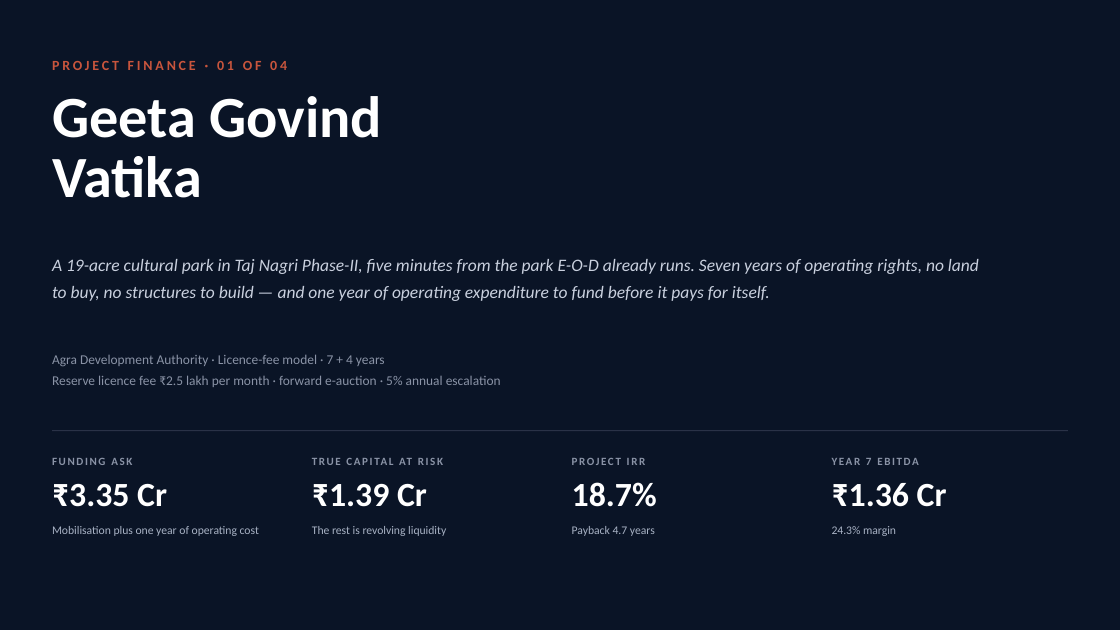
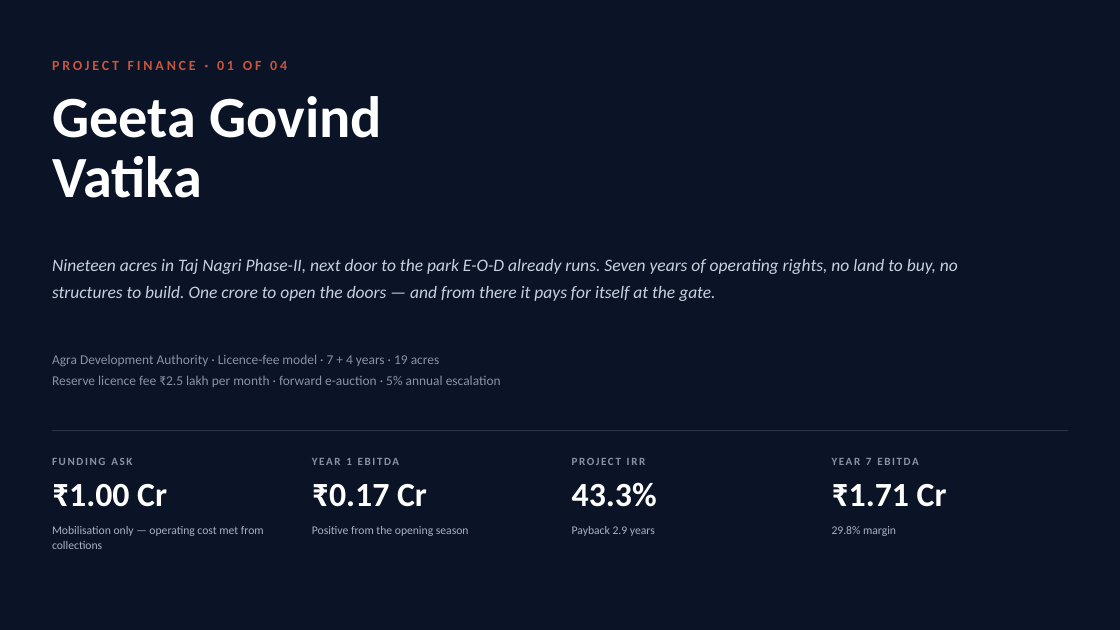
Before and after one commit to eodcfo/vappl-deck, a slide deck: slide 1 of pptx/EOD-Geeta-Govind-Vatika-Project-Finance.pptx. Drawn at 1120x630 pixels with LibreOffice and Linux fonts; fonts in the diff are those of the drawing. Boxes give left, top, right and bottom in pixels: in the first picture for what was removed or moved away, otherwise in the second. Text is boxed around its words. In the diff, an @@ line names an element or a change of style, - is before the commit and + after.

```diff
--- a/pptx/EOD-Geeta-Govind-Vatika-Project-Finance.pptx
+++ b/pptx/EOD-Geeta-Govind-Vatika-Project-Finance.pptx
@@ text at bbox=[52, 259, 958, 301]: text changed @@
-A 19-acre cultural park in Taj Nagri Phase-II, five minutes from the park E-O-D already runs. Seven years of operating rights, no land to buy, no structures to build — and one year of operating expenditure to fund before it pays for itself.
+Nineteen acres in Taj Nagri Phase-II, next door to the park E-O-D already runs. Seven years of operating rights, no land to buy, no structures to build. One crore to open the doors — and from there it pays for itself at the gate.
@@ text at bbox=[52, 354, 440, 366]: text changed @@
-Agra Development Authority · Licence-fee model · 7 + 4 years
+Agra Development Authority · Licence-fee model · 7 + 4 years · 19 acres
@@ text at bbox=[312, 458, 399, 465]: text changed @@
-TRUE CAPITAL AT RISK
+YEAR 1 EBITDA
@@ text at bbox=[52, 484, 167, 507]: text changed @@
-₹3.35 Cr
+₹1.00 Cr
@@ text at bbox=[312, 484, 427, 507]: text changed @@
-₹1.39 Cr
+₹0.17 Cr
@@ text at bbox=[572, 482, 657, 507]: text changed @@
-18.7%
+43.3%
@@ text at bbox=[832, 484, 947, 507]: text changed @@
-₹1.36 Cr
+₹1.71 Cr
@@ text at bbox=[52, 526, 264, 549]: text changed @@
-Mobilisation plus one year of operating cost
+Mobilisation only — operating cost met from collections
@@ text at bbox=[312, 526, 469, 536]: text changed @@
-The rest is revolving liquidity
+Positive from the opening season
@@ text at bbox=[572, 526, 655, 536]: text changed @@
-Payback 4.7 years
+Payback 2.9 years
@@ text at bbox=[832, 526, 896, 536]: text changed @@
-24.3% margin
+29.8% margin
```
Also in this commit, not shown: 12 other slides changed, 14 other files.
